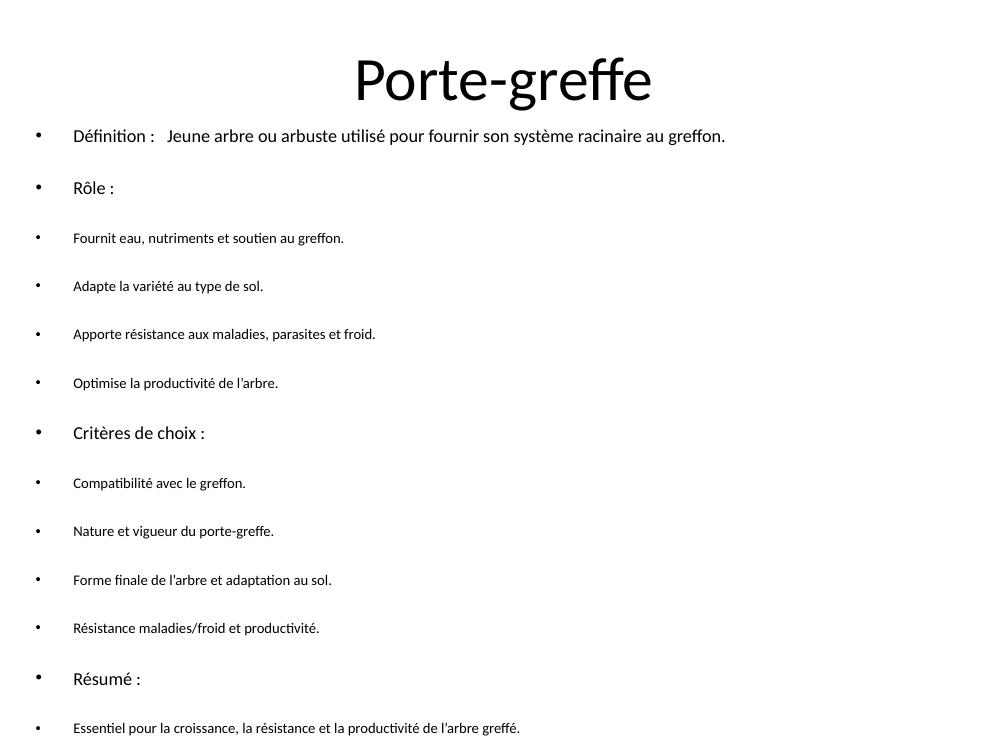
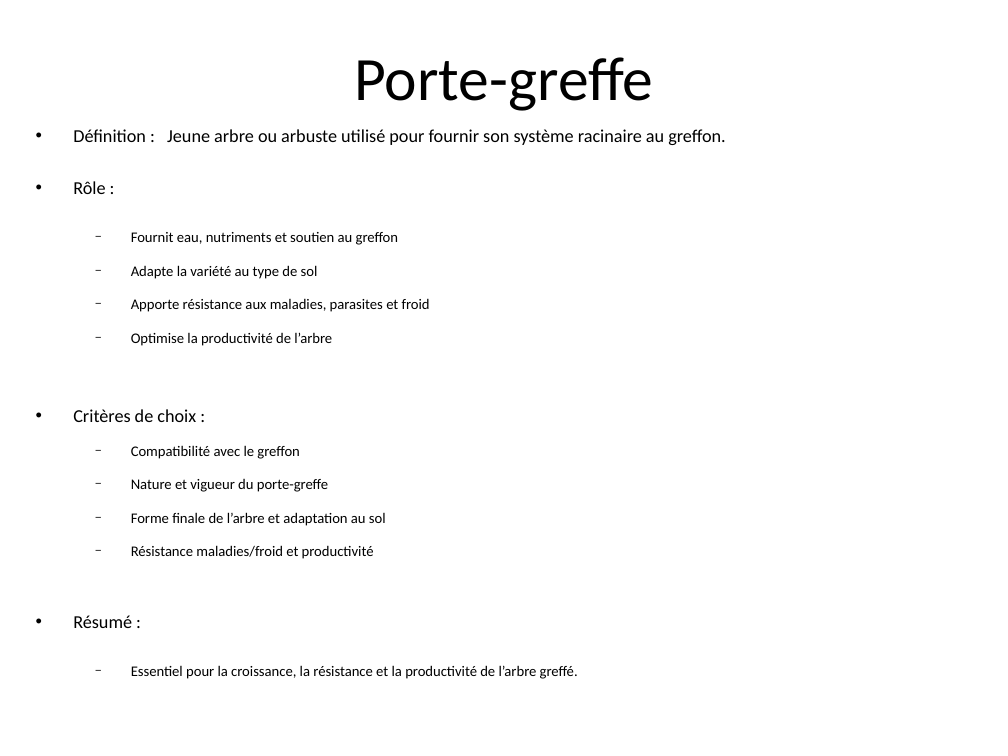
Before and after one commit to tranber28/greffe-arbres, a slide deck: slide 11 of greffe_arbres_final.odp. Drawn at 1008x756 pixels with LibreOffice and Linux fonts; fonts in the diff are those of the drawing. Boxes give left, top, right and bottom in pixels: in the first picture for what was removed or moved away, otherwise in the second. Text is boxed around its words. In the diff, an @@ line names an element or a change of style, - is before the commit and + after.

```diff
--- a/greffe_arbres_final.odp
+++ b/greffe_arbres_final.odp
@@ text at bbox=[131, 232, 430, 346]: text changed @@
-• Fournit eau, nutriments et soutien au greffon.
-• Adapte la variété au type de sol.
-• Apporte résistance aux maladies, parasites et froid.
-• Optimise la productivité de l’arbre.
+  − Fournit eau, nutriments et soutien au greffon
+  − Adapte la variété au type de sol
+  − Apporte résistance aux maladies, parasites et froid
+  − Optimise la productivité de l’arbre
@@ text at bbox=[73, 409, 578, 679]: less space between paragraphs; bullet • to −; list level 1 to 2 in "Essentiel pour la croissance, la ..." @@
@@ text at bbox=[131, 445, 386, 559]: text changed @@
-• Compatibilité avec le greffon.
-• Nature et vigueur du porte-greffe.
-• Forme finale de l’arbre et adaptation au sol.
-• Résistance maladies/froid et productivité.
+  − Compatibilité avec le greffon
+  − Nature et vigueur du porte-greffe
+  − Forme finale de l’arbre et adaptation au sol
+  − Résistance maladies/froid et productivité
```
Also in this commit, not shown: 30 other slides changed, 4 slides added, 3 slides removed.
